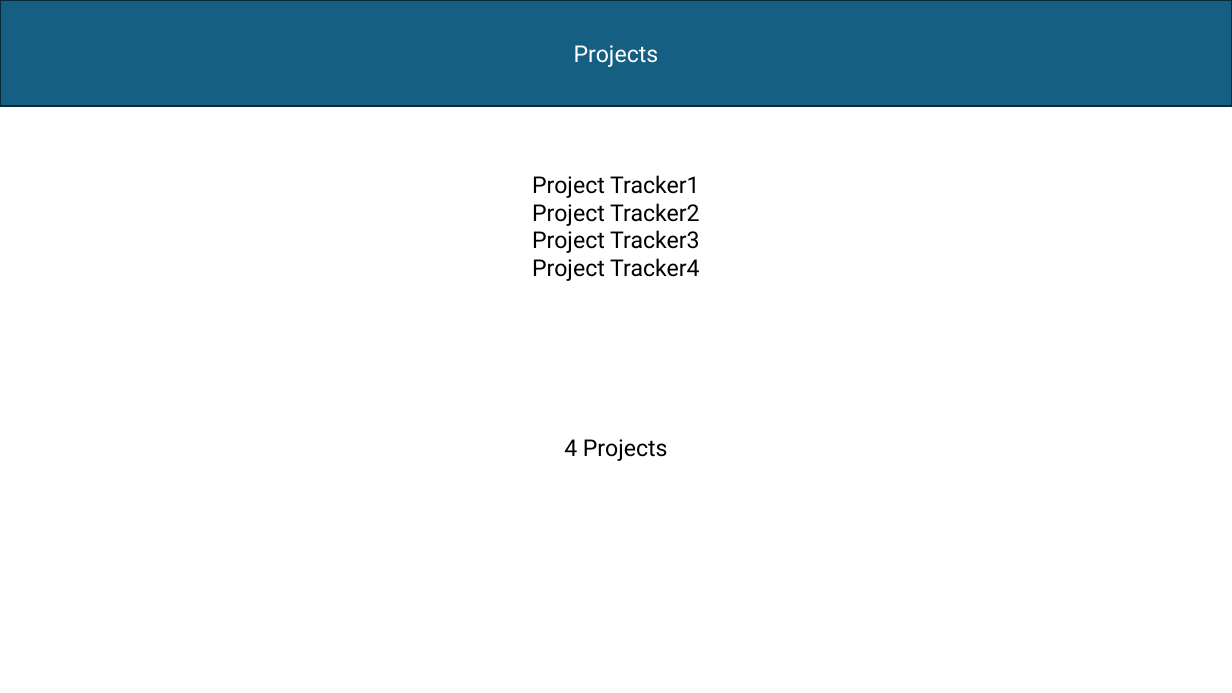
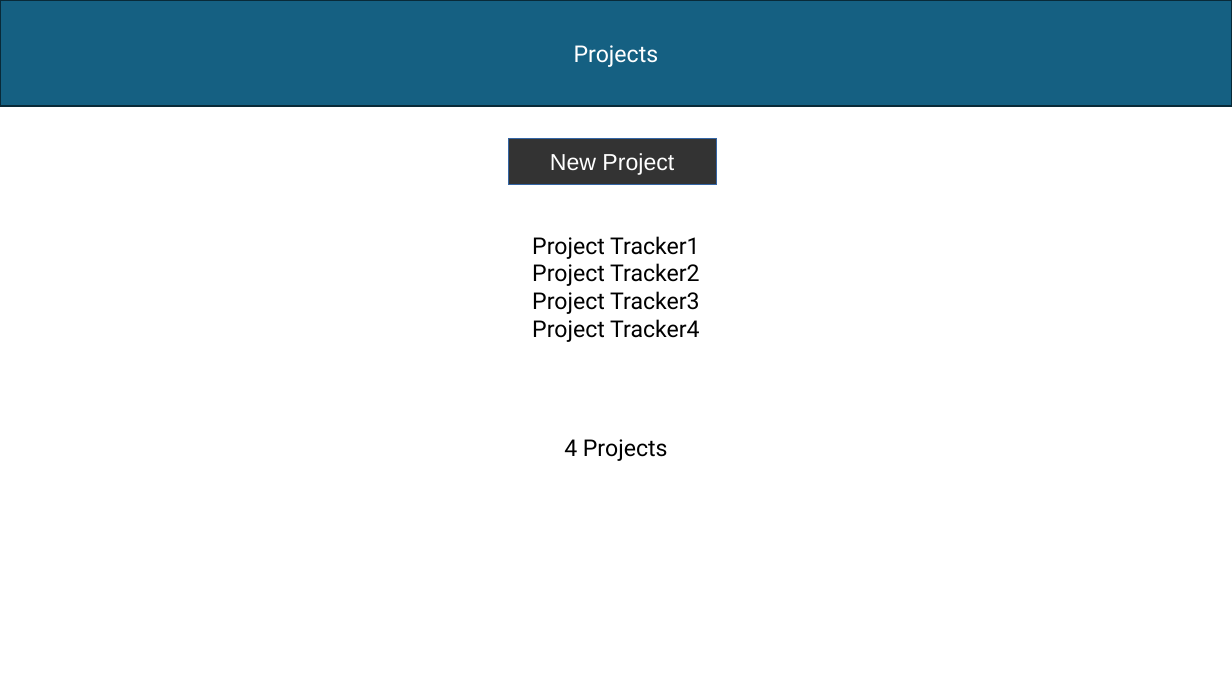
Before and after one commit to thebrownproject/civ-svelte-practice-app, a slide deck: slide 5 of Project Tracker WireFrame.pptx. Drawn at 1232x693 pixels with LibreOffice and Linux fonts; fonts in the diff are those of the drawing. Boxes give left, top, right and bottom in pixels: in the first picture for what was removed or moved away, otherwise in the second. Text is boxed around its words. In the diff, an @@ line names an element or a change of style, - is before the commit and + after.

Commit message:
Added project CRUD UI to powerpoint

```diff
--- a/Project Tracker WireFrame.pptx
+++ b/Project Tracker WireFrame.pptx
@@ rectangle added at box(508, 139, 716, 185), fill #333333, outline #3465A4 0 pt, 18 pt, text #FFFFFF @@
+New Project
@@ text "Project Tracker1": place and size @@
-text "Project Tracker1" at box(532, 175, 700, 281)
+text "Project Tracker1" at box(532, 236, 700, 342)
```
Also in this commit, not shown: 7 other slides changed, 3 slides added.
